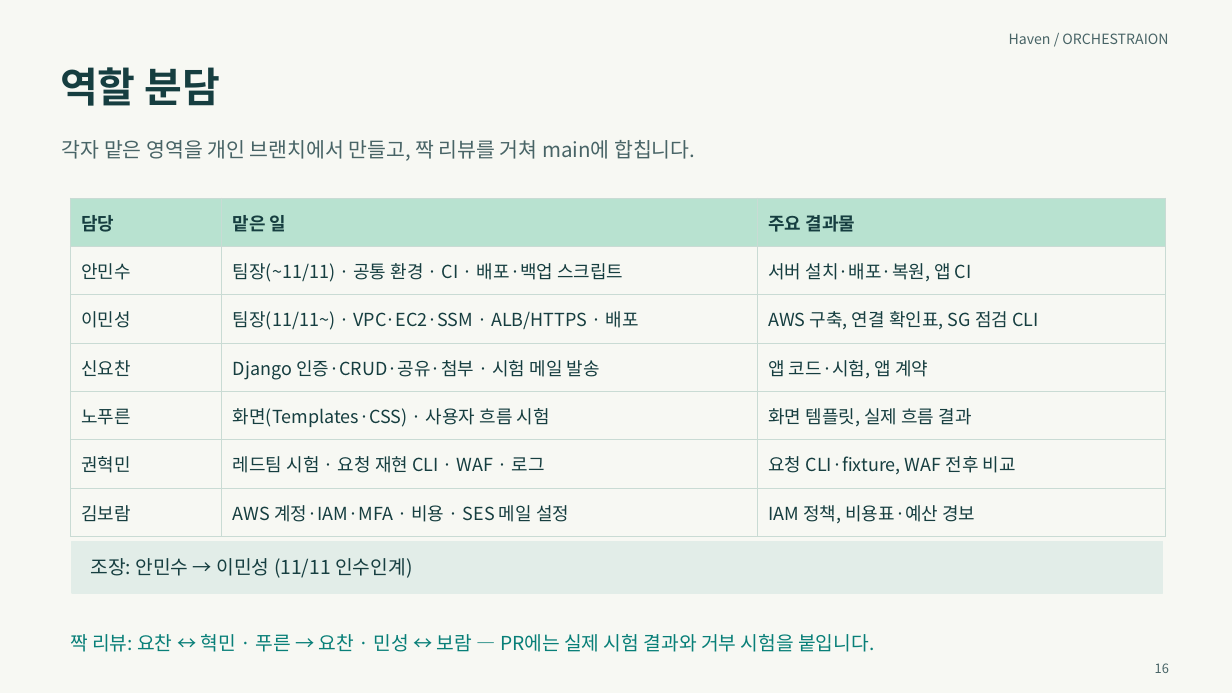
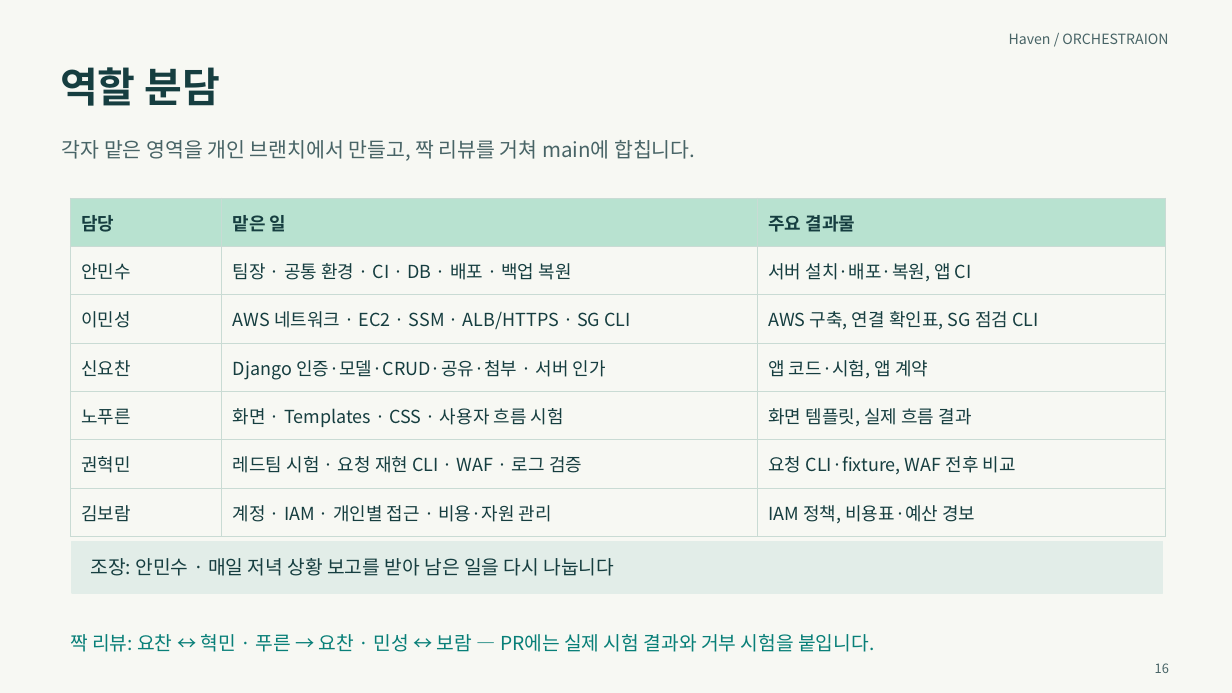
Before and after one commit to MinsooAhn02/Haven, a slide deck: slide 16 of docs/발표/Haven_프로젝트_계획서.pptx. Drawn at 1232x693 pixels with LibreOffice and Linux fonts; fonts in the diff are those of the drawing. Boxes give left, top, right and bottom in pixels: in the first picture for what was removed or moved away, otherwise in the second. Text is boxed around its words. In the diff, an @@ line names an element or a change of style, - is before the commit and + after.

```diff
--- a/docs/발표/Haven_프로젝트_계획서.pptx
+++ b/docs/발표/Haven_프로젝트_계획서.pptx
@@ table at [70,198,1165,528] @@
-row 2, column 2: 팀장(~11/11) · 공통 환경 · CI · 배포·백업 스크립트
+row 2, column 2: 팀장 · 공통 환경 · CI · DB · 배포 · 백업 복원
-row 3, column 2: 팀장(11/11~) · VPC·EC2·SSM · ALB/HTTPS · 배포
+row 3, column 2: AWS 네트워크 · EC2 · SSM · ALB/HTTPS · SG CLI
-row 4, column 2: Django 인증·CRUD·공유·첨부 · 시험 메일 발송
+row 4, column 2: Django 인증·모델·CRUD·공유·첨부 · 서버 인가
-row 5, column 2: 화면(Templates·CSS) · 사용자 흐름 시험
+row 5, column 2: 화면 · Templates · CSS · 사용자 흐름 시험
-row 6, column 2: 레드팀 시험 · 요청 재현 CLI · WAF · 로그
+row 6, column 2: 레드팀 시험 · 요청 재현 CLI · WAF · 로그 검증
-row 7, column 2: AWS 계정·IAM·MFA · 비용 · SES 메일 설정
+row 7, column 2: 계정 · IAM · 개인별 접근 · 비용·자원 관리
@@ text at [91,558,614,576]: text changed @@
-조장: 안민수 → 이민성 (11/11 인수인계)
+조장: 안민수 · 매일 저녁 상황 보고를 받아 남은 일을 다시 나눕니다
```
Also in this commit, not shown: 1 other slide changed, 1 other file.
